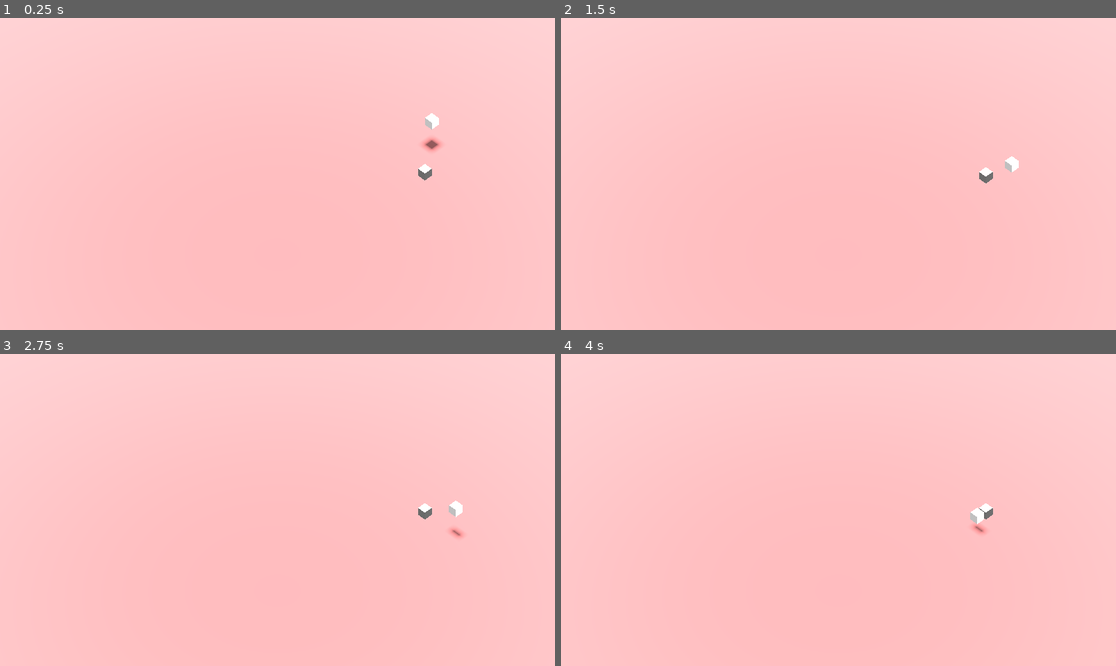
Above: before the commit, frames 1-4 (two rows, left to right).
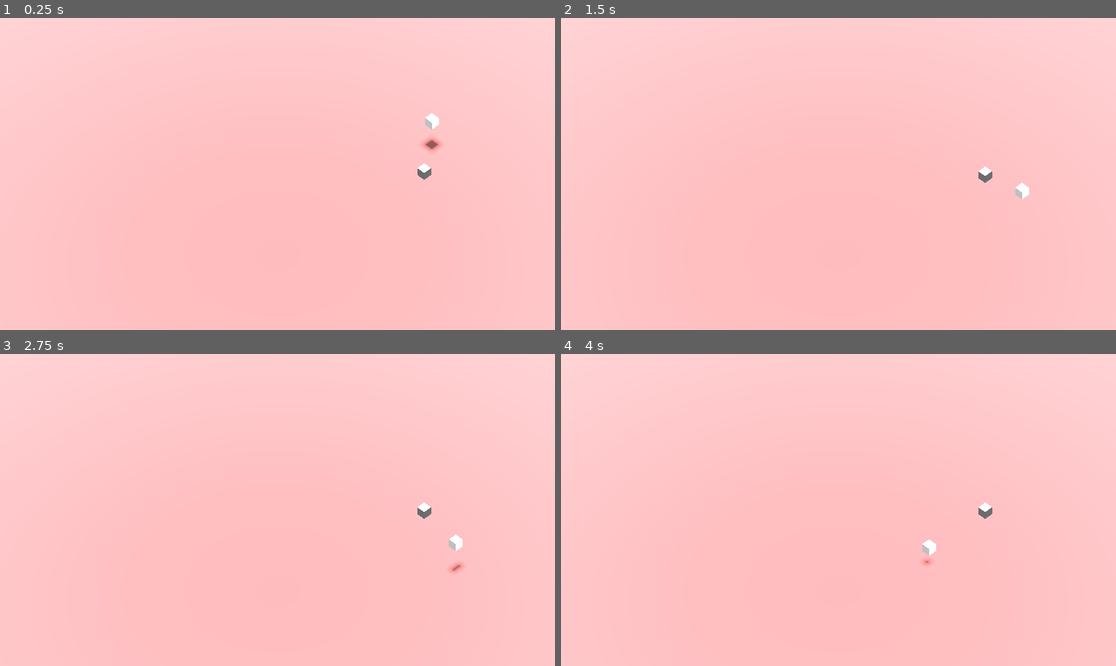
Above: after the commit, the same moments.

Repository: MrSluginator/Fortine
Game: Godot game, scene res://scenes/GameScene.tscn
Two runs of this game, one before a commit and one after it. Both use one fixed random seed, a clock stepped at 60 frames per second and the inputs below.
Inputs:
- Up to frame 1 (0.25 s): no input
- Up to frame 2 (1.5 s): tap Enter (ui_accept) at 0.5, 0.77 s; hold D (down-right) 0.53-1.28 s; tap J (kick) at 0.6 s; tap L (dash, bound only after the commit) at 0.8, 1.35 s; hold A (down-left) from 1.28 s (still down)
- Up to frame 3 (2.75 s): tap Enter (ui_accept) at 1.52 s; tap K (grab, bound only after the commit) at 1.55, 2.1 s; release A (down-left) at 2.03 s; hold D (down-right) from 2.03 s (still down); tap J (kick) at 2.3 s
- Up to frame 4 (4 s): release D (down-right) at 2.78 s; hold Q (up-left) 2.78-3.53 s; tap J (kick) at 2.85 s; tap Enter (ui_accept) at 3.02, 3.77 s; tap L (dash, bound only after the commit) at 3.05, 3.6 s; hold A (down-left) from 3.53 s (still down); tap K (grab, bound only after the commit) at 3.8 s

The runs differ from the first frame. In frame 1, less than 0.1% of the frame differs, in the area x 75-78%, y 46-53%; in frame 2, 0.2%; in frame 3, 0.3%, in the area x 75-84%, y 46-70%; in frame 4, 0.3%.

Commit message:
Player Actions
Added grab and dash to the player, and health to the rock which will disappear once dead.

Diff:
--- /dev/null
+++ b/SignalBus.gd
@@ -0,0 +1,11 @@
+extends Node
+
+signal damage_entity(entity, damage)
+# Called when the node enters the scene tree for the first time.
+func _ready() -> void:
+	pass # Replace with function body.
+
+
+# Called every frame. 'delta' is the elapsed time since the previous frame.
+func _process(delta: float) -> void:
+	pass
--- a/project.godot
+++ b/project.godot
@@ -14,6 +14,10 @@
 run/main_scene="res://scenes/GameScene.tscn"
 config/features=PackedStringArray("4.3", "Forward Plus")
 config/icon="res://icon.svg"
+
+[autoload]
+
+SignalBus="*res://SignalBus.gd"
 
 [dotnet]
 
@@ -46,3 +50,13 @@
 "events": [Object(InputEventKey,"resource_local_to_scene":false,"resource_name":"","device":-1,"window_id":0,"alt_press …(192 unchanged characters)…
 ]
 }
+grab={
+"deadzone": 0.5,
+"events": [Object(InputEventKey,"resource_local_to_scene":false,"resource_name":"","device":-1,"window_id":0,"alt_pressed":false,"shift_pressed":false,"ctrl_pressed":false,"meta_pressed":false,"pressed":false,"keycode":0,"physical_keycode":75,"key_label":0,"unicode":107,"location":0,"echo":false,"script":null)
+]
+}
+dash={
+"deadzone": 0.5,
+"events": [Object(InputEventKey,"resource_local_to_scene":false,"resource_name":"","device":-1,"window_id":0,"alt_pressed":false,"shift_pressed":false,"ctrl_pressed":false,"meta_pressed":false,"pressed":false,"keycode":0,"physical_keycode":76,"key_label":0,"unicode":108,"location":0,"echo":false,"script":null)
+]
+}
--- a/scenes/GameScene.tscn
+++ b/scenes/GameScene.tscn
@@ -1,7 +1,8 @@
-[gd_scene load_steps=11 format=3 uid="uid://ci6rsyhr4m2w4"]
+[gd_scene load_steps=12 format=3 uid="uid://ci6rsyhr4m2w4"]
 
 [ext_resource type="Script" path="res://scenes/player.gd" id="1_68e0v"]
 [ext_resource type="Script" path="res://scenes/rock.gd" id="2_0bmsb"]
+[ext_resource type="Script" path="res://scenes/health.gd" id="3_oalkj"]
 
 [sub_resource type="BoxShape3D" id="BoxShape3D_qjmdn"]
 
@@ -17,15 +18,16 @@
 [sub_resource type="StandardMaterial3D" id="StandardMaterial3D_03qu2"]
 albedo_color = Color(0.641813, 0.382937, 0.387644, 1)
 
-[sub_resource type="BoxShape3D" id="BoxShape3D_pgnwi"]
+[sub_resource type="BoxShape3D" id="BoxShape3D_q413i"]
 
 [sub_resource type="BoxMesh" id="BoxMesh_q8o6b"]
 
 [node name="Main" type="Node3D"]
 
-[node name="CharacterBody3D" type="CharacterBody3D" parent="."]
+[node name="CharacterBody3D" type="CharacterBody3D" parent="." node_paths=PackedStringArray("dash_timer")]
 transform = Transform3D(1, 0, 0, 0, 1, 0, 0, 0, 1, 0, 3.66288, 0)
 script = ExtResource("1_68e0v")
+dash_timer = NodePath("DashTimer")
 
 [node name="CollisionShape3D" type="CollisionShape3D" parent="CharacterBody3D"]
 shape = SubResource("BoxShape3D_qjmdn")
@@ -35,6 +37,11 @@
 
 [node name="InteractRay" type="RayCast3D" parent="CharacterBody3D"]
 target_position = Vector3(1, 0, 0)
+
+[node name="DashTimer" type="Timer" parent="CharacterBody3D"]
+process_callback = 0
+wait_time = 0.2
+one_shot = true
 
 [node name="Floor" type="StaticBody3D" parent="."]
 transform = Transform3D(100, 0, 0, 0, 100, 0, 0, 0, 100, 0, 0, 0)
@@ -61,13 +68,22 @@
 transform = Transform3D(0.707107, -0.5, 0.5, 0, 0.707107, 0.707107, -0.707107, -0.5, 0.5, 0, 0, 0)
 sky_mode = 1
 
-[node name="Rock" type="RigidBody3D" parent="."]
+[node name="Rock" type="RigidBody3D" parent="." node_paths=PackedStringArray("health")]
 transform = Transform3D(1, 0, 0, 0, 1, 0, 0, 0, 1, 2.88759, 1.23027, 3.98935)
 axis_lock_angular_z = true
+contact_monitor = true
+max_contacts_reported = 10
 script = ExtResource("2_0bmsb")
+health = NodePath("Health")
 
 [node name="CollisionShape3D" type="CollisionShape3D" parent="Rock"]
-shape = SubResource("BoxShape3D_pgnwi")
+shape = SubResource("BoxShape3D_q413i")
 
 [node name="MeshInstance3D" type="MeshInstance3D" parent="Rock"]
 mesh = SubResource("BoxMesh_q8o6b")
+
+[node name="Health" type="Node" parent="Rock"]
+script = ExtResource("3_oalkj")
+
+[connection signal="timeout" from="CharacterBody3D/DashTimer" to="CharacterBody3D" method="unlock_actions"]
+[connection signal="health_depleated" from="Rock/Health" to="Rock" method="death"]
--- /dev/null
+++ b/scenes/health.gd
@@ -0,0 +1,19 @@
+class_name Health extends Node
+
+signal health_depleated
+
+var health:float = 10
+
+func _ready() -> void:
+	pass # Replace with function body.
+
+
+# Called every frame. 'delta' is the elapsed time since the previous frame.
+func _process(delta: float) -> void:
+	pass
+
+func hurt(damage: float) -> void:
+	health -= damage
+	print(health)
+	if health <= 0:
+		health_depleated.emit()
--- a/scenes/player.gd
+++ b/scenes/player.gd
@@ -4,10 +4,12 @@
 const SPEED = 5.0
 const JUMP_VELOCITY = 8.5
 const TILE_SIZE = 2
-const STRENGTH = 400.0
+const STRENGTH = 500.0
 
-var moving = false
-var direction = Vector3.ZERO
+@export var dash_timer:Timer
+
+var locked = false
+var direction = Vector3.FORWARD
 
 func _physics_process(delta: float) -> void:
 	# Add the gravity.
@@ -18,7 +20,20 @@
 		var collider:Node3D = $InteractRay.get_collider()
 		if collider is RigidBody3D:
 			collider.apply_force(direction * STRENGTH)
-			print(collider.linear_velocity)
+			collider.health.hurt(1)
+
+	if Input.is_action_just_pressed("dash") and not locked:
+		velocity += direction * SPEED * 3
+		dash_timer.start()
+		lock_actions()
+
+	if Input.is_action_just_pressed("grab") and $InteractRay.is_colliding():
+		var collider:Node3D = $InteractRay.get_collider()
+		if collider is RigidBody3D:
+			collider.apply_torque(Vector3.UP)
+			collider.apply_force((-direction + Vector3.UP) * STRENGTH)
+			collider.look_at(position)
+			collider.health.hurt(1)
 
 	# Handle jump.
 	if Input.is_action_just_pressed("ui_accept") and is_on_floor():
@@ -37,36 +52,18 @@
 	var input_dir := Input.get_vector("up-left", "down-right", "up-right", "down-left")
 	if (input_dir.length() == 1):
 		direction = Vector3(input_dir.x, 0, input_dir.y)
-	if(not input_dir):
-		velocity = Vector3(0, velocity.y, 0)
-	else:
-		velocity = Vector3(0, velocity.y, 0) + direction * SPEED
+	if (not locked):
+		if(not input_dir):
+			velocity = Vector3(0, velocity.y, 0)
+		else:
+			velocity = Vector3(0, velocity.y, 0) + direction * SPEED
 
-	$InteractRay.target_position = direction
+	$InteractRay.target_position = direction * 2
 
 	move_and_slide()
-	if pow(velocity.x, 2) + pow(velocity.z, 2) < 0.1:
-		position.x = roundf(position.x)
-		position.z = roundf(position.z)
-		velocity = velocity * Vector3(0, 1, 0)
 
+func lock_actions():
+	locked = true
 
-
-func move():
-	if direction:
-		if moving == false:
-			moving = true
-			var tween = create_tween()
-			tween.tween_property(self, "position.y", 0, 0)
-			tween.tween_property(self, "position", position + direction * TILE_SIZE, 0.35)
-			tween.tween_callback(done_move)
-
-func jump():
-	if moving == false:
-			moving = true
-			var tween = create_tween()
-			tween.tween_property(self, "position", position + Vector3.UP * TILE_SIZE, 0.1)
-			tween.tween_callback(done_move)
-
-func done_move():
-	velocity = Vector3.ZERO
+func unlock_actions():
+	locked = false
--- a/scenes/rock.gd
+++ b/scenes/rock.gd
@@ -1,12 +1,16 @@
 extends RigidBody3D
 
-
+@export var health:Health
 # Called when the node enters the scene tree for the first time.
 func _ready() -> void:
 	pass # Replace with function body.
 
 func _physics_process(delta: float) -> void:
-	if pow(linear_velocity.x, 2) + pow(linear_velocity.z, 2) < 0.1:
-		position.x = roundf(position.x)
-		position.z = roundf(position.z)
-		linear_velocity = linear_velocity * Vector3(0, 1, 0)
+	pass
+
+
+func death() -> void:
+	# death animation
+	apply_central_impulse(Vector3.UP * 10)
+	await get_tree().create_timer(1.0).timeout
+	queue_free()
